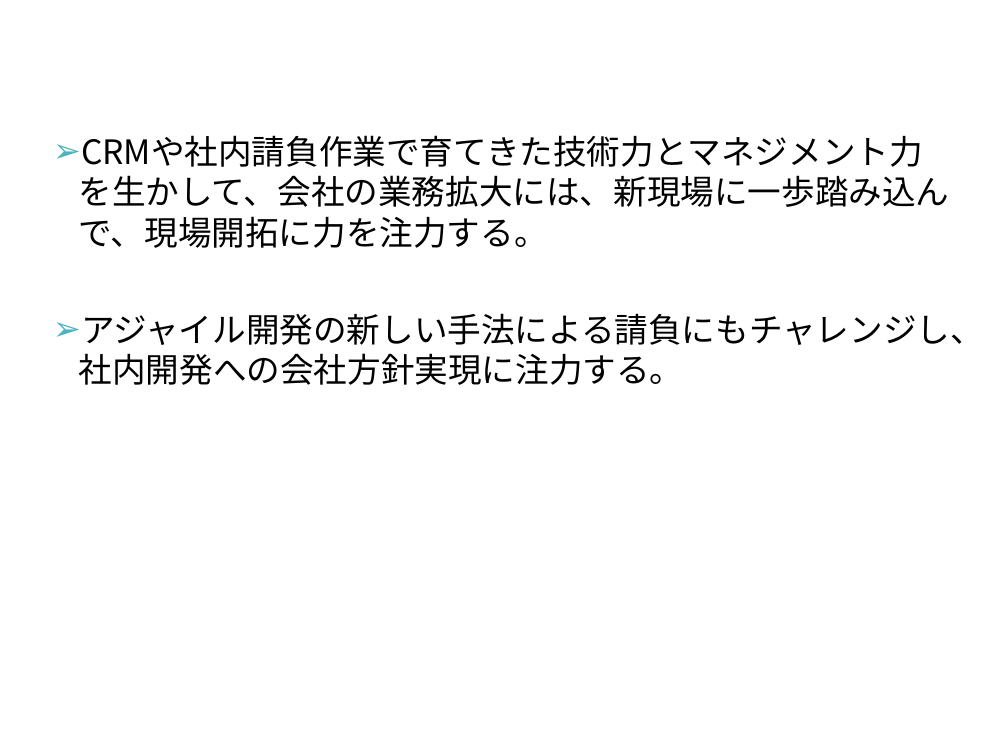
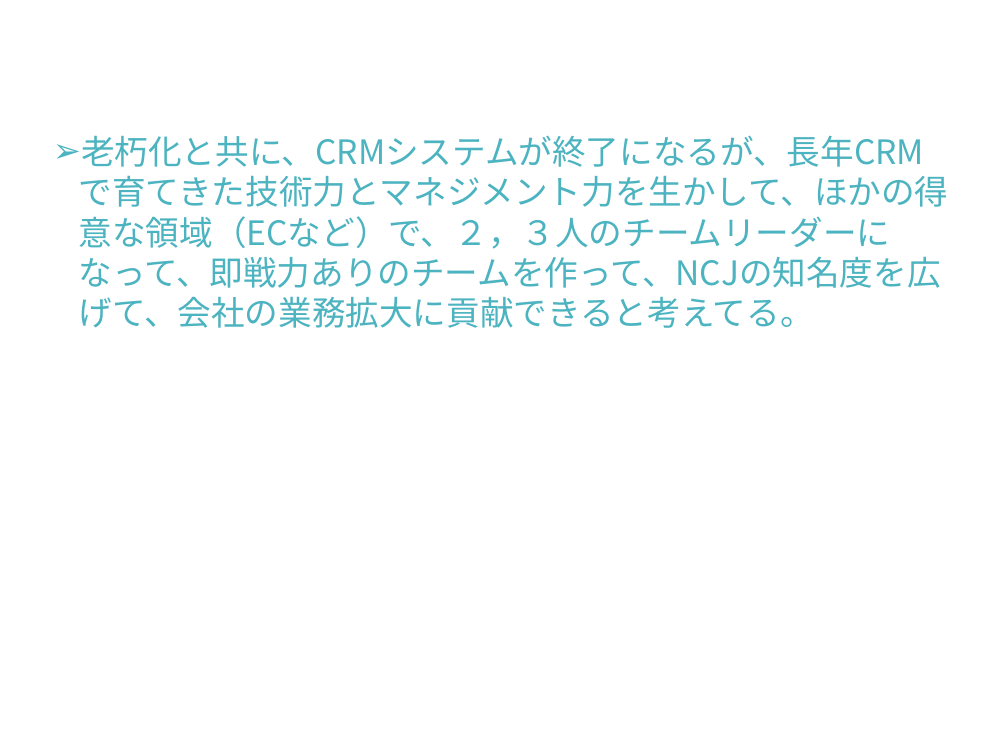
Before and after one commit to milo-bb/test, a slide deck: slide 12 of 昇格プレゼン(徐洋)_new.pptx. Drawn at 1008x756 pixels with LibreOffice and Linux fonts; fonts in the diff are those of the drawing; background and template pictures are left out. Boxes give left, top, right and bottom in pixels: in the first picture for what was removed or moved away, otherwise in the second. Text is boxed around its words. In the diff, an @@ line names an element or a change of style, - is before the commit and + after.

```diff
--- a/昇格プレゼン(徐洋)_new.pptx
+++ b/昇格プレゼン(徐洋)_new.pptx
@@ text at <box>79,135,949,328</box>: text changed; text colour #000000 to #4CB3C0 @@
-➢ CRMや社内請負作業で育てきた技術力とマネジメント力を生かして、会社の業務拡大には、新現場に一歩踏み込んで、現場開拓に力を注力する。
-➢ アジャイル開発の新しい手法による請負にもチャレンジし、社内開発への会社方針実現に注力する。
+➢ 老朽化と共に、CRMシステムが終了になるが、長年CRMで育てきた技術力とマネジメント力を生かして、ほかの得意な領域（ECなど）で、２，３人のチームリーダーになって、即戦力ありのチームを作って、NCJの知名度を広げて、会社の業務拡大に貢献できると考えてる。
```
Also in this commit, not shown: 10 other slides changed.
